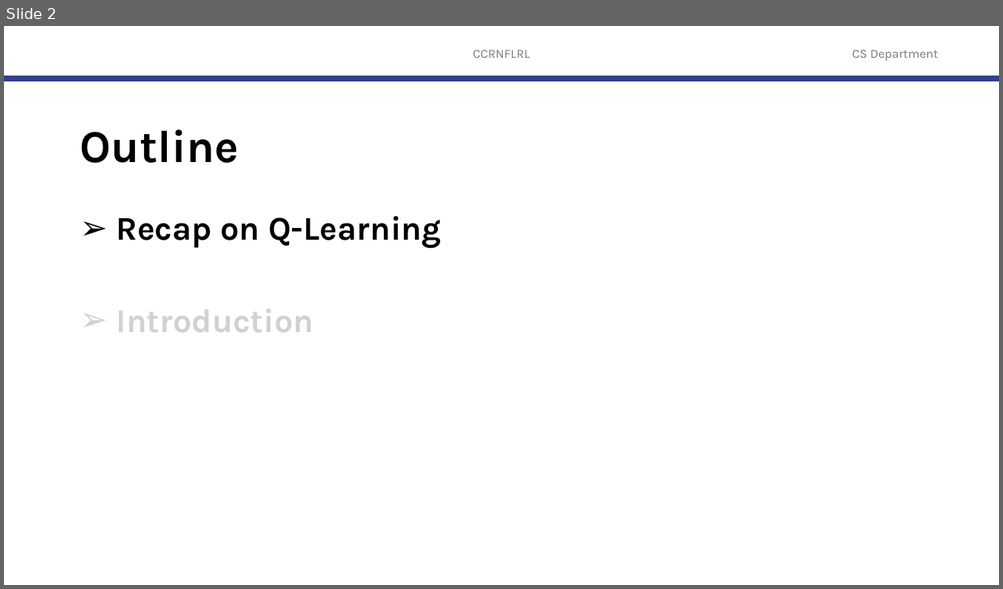
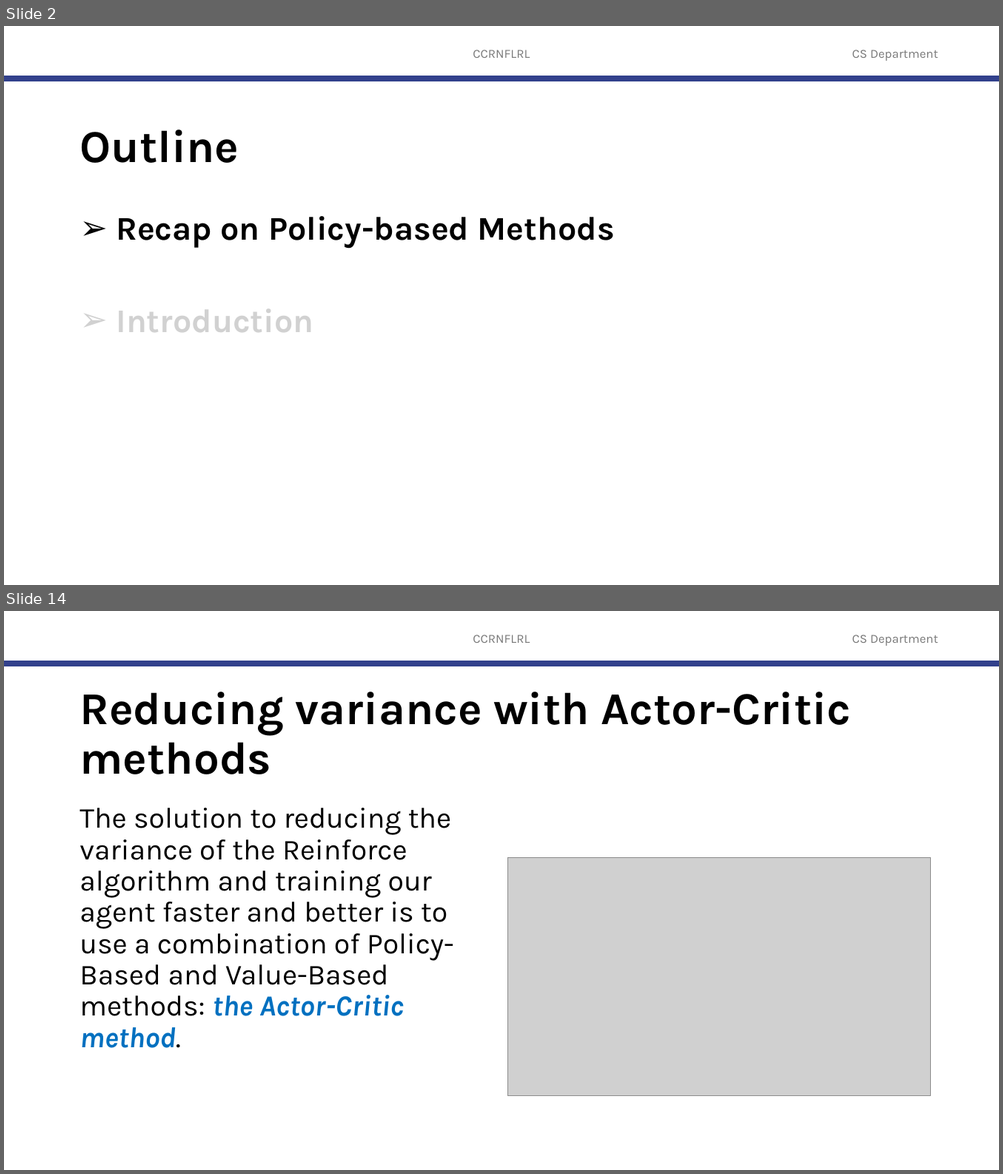
Before and after one commit to robitussin/CCRNFLRL, a slide deck: 7 - Policy Gradient Methods/Actor Critic.pptx. Shown one above the other, each under a label of ours: slide 2 before the commit, slides 2 and 14 after it; the slides between them are not shown. The pictures are 1003x589 and 1003x1174 pixels, drawn with LibreOffice and Linux fonts; fonts in the diff are those of the drawing; grey boxes stand for pictures; background and template pictures are left out. Boxes give left, top, right and bottom in pixels: in the first picture for what was removed or moved away, otherwise in the second. Text is boxed around its words. In the diff, an @@ line names an element or a change of style, - is before the commit and + after.

```diff
--- a/7 - Policy Gradient Methods/Actor Critic.pptx
+++ b/7 - Policy Gradient Methods/Actor Critic.pptx
@@ slide 14 added at box(4, 611, 999, 1170), background #FFFFFF; not listed: 3 template elements that a slide beside it also shows @@
@@ title added at box(79, 692, 851, 775), 44 pt, text #000000, bold @@
+Reducing variance with Actor-Critic methods
@@ text added at box(79, 808, 454, 1048), 28 pt, text #000000 @@
+The solution to reducing the variance of the Reinforce algorithm and training our agent faster and better is to use a combination of Policy-Based and Value-Based methods: the Actor-Critic method.
@@ picture added at box(508, 858, 930, 1096) @@
@@ slide 2 changed as well @@
@@ text at box(116, 216, 614, 249): text changed @@
-➢ Recap on Q-Learning
+➢ Recap on Policy-based Methods
```
Also in this commit, not shown: 27 other slides added, 50 slides removed.
